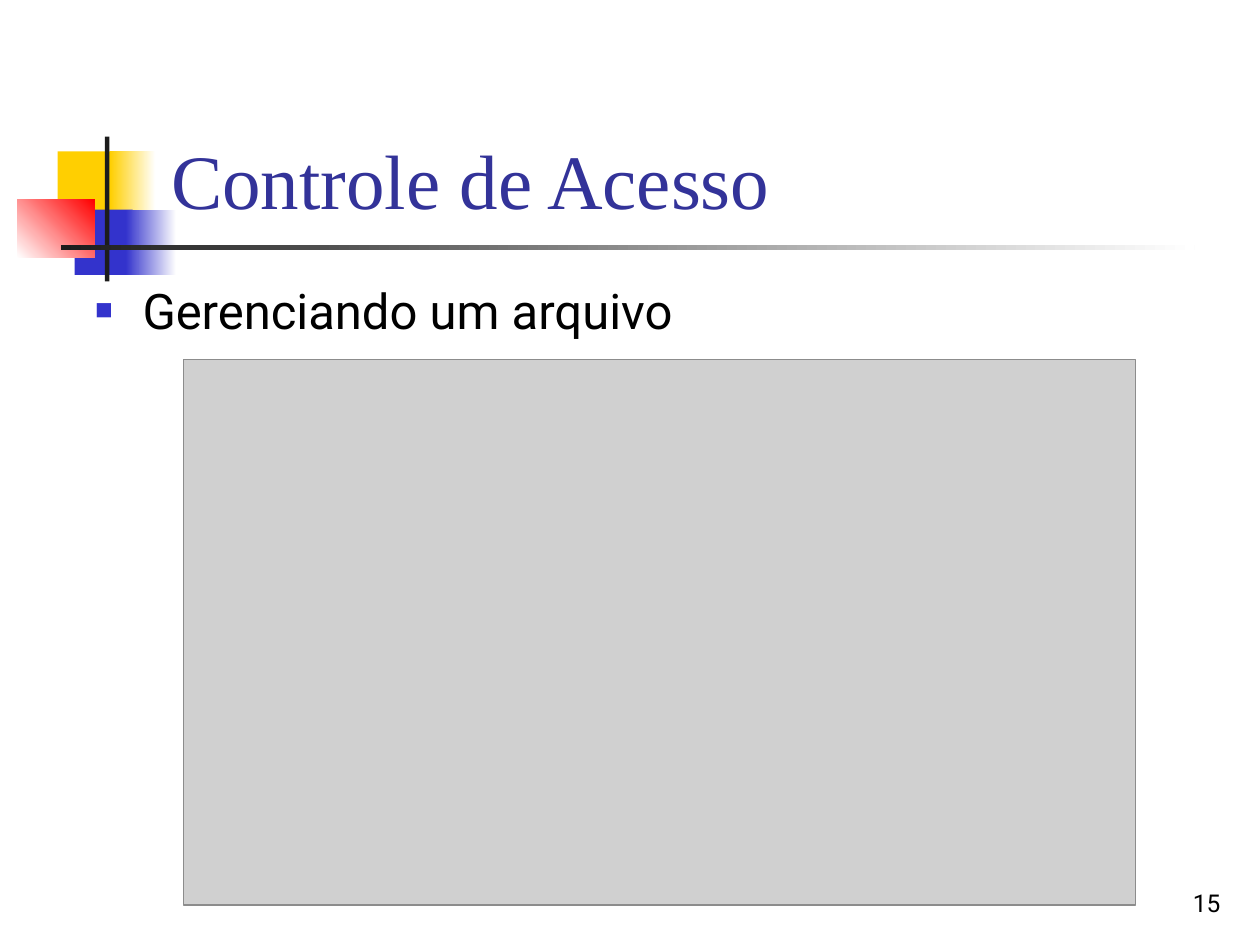
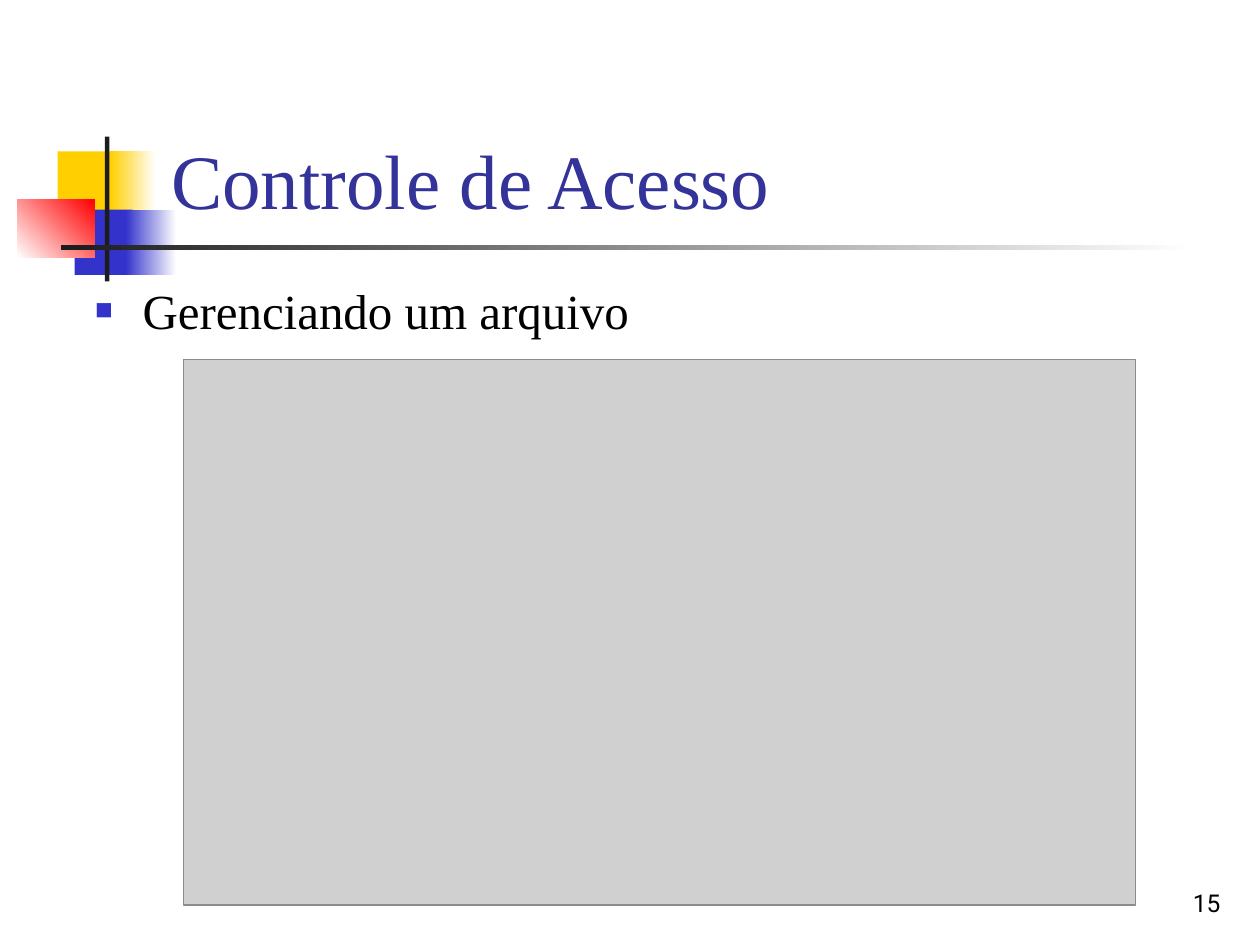
Before and after one commit to IgorSantos1996/SEMAC, a slide deck: slide 15 of Aula - 06 - Administrar Usuarios e Grupos.ppt. Drawn at 1260x945 pixels with LibreOffice and Linux fonts; fonts in the diff are those of the drawing; grey boxes stand for pictures. Boxes give left, top, right and bottom in pixels: in the first picture for what was removed or moved away, otherwise in the second. Text is boxed around its words. In the diff, an @@ line names an element or a change of style, - is before the commit and + after.

```diff
--- a/Aula - 06 - Administrar Usuarios e Grupos.ppt
+++ b/Aula - 06 - Administrar Usuarios e Grupos.ppt
@@ text "Gerenciando um arquivo" at (x1=143, y1=295, x2=628, y2=339): font Roboto to Times New Roman @@
```
Also in this commit, not shown: 4 other slides changed, 1 slide added, 1 slide removed.
